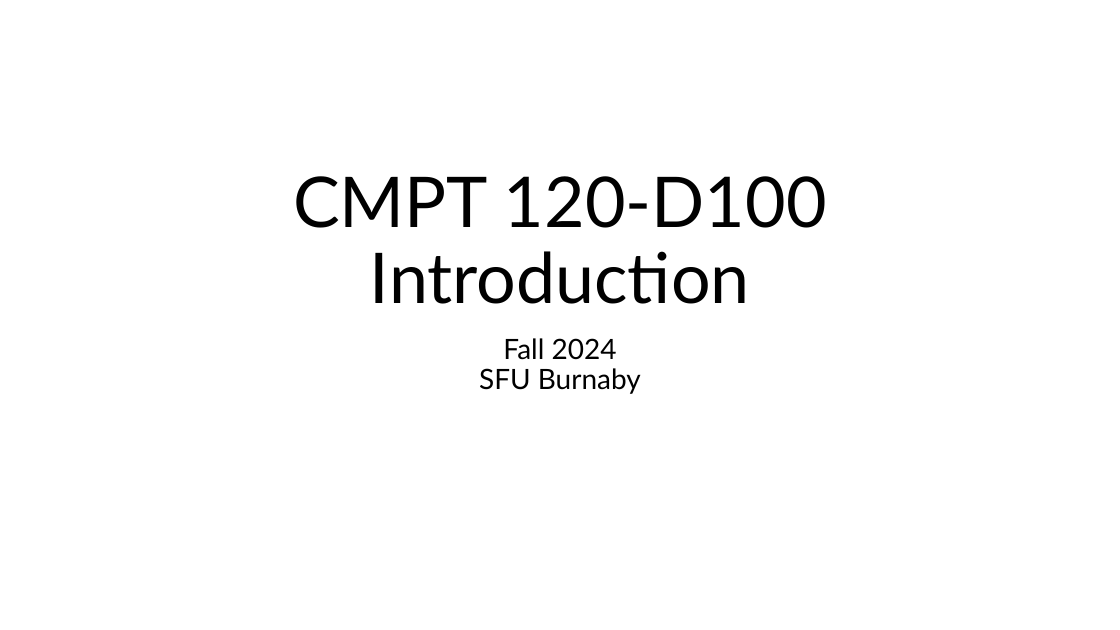
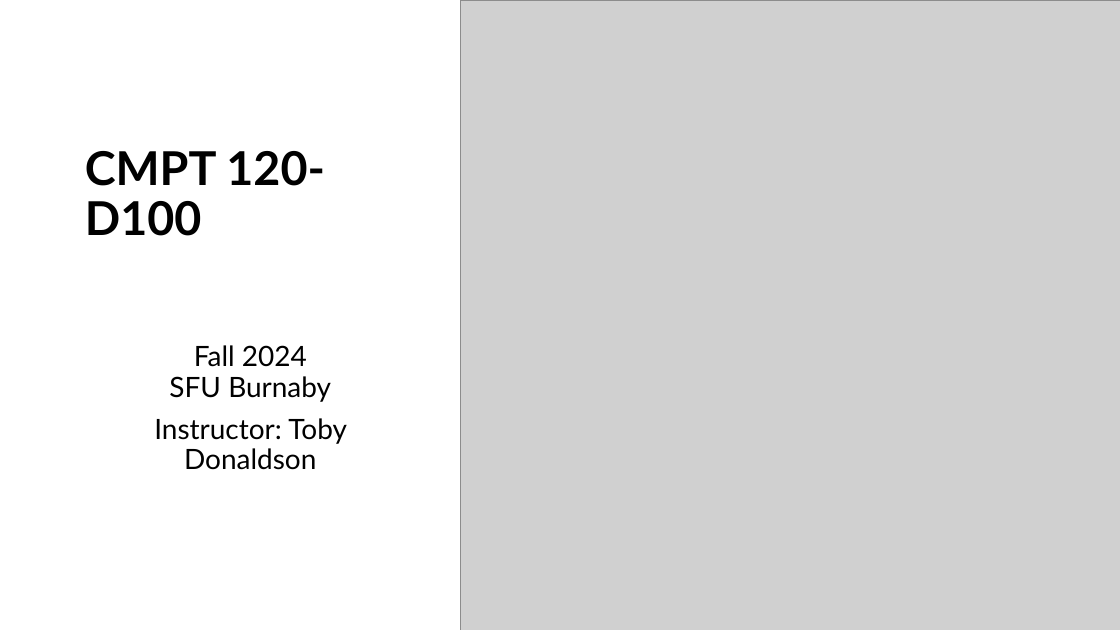
Before and after one commit to tjd1234/cmpt120fall2024, a slide deck: slide 1 of lecture_notes/introduction/introduction.pptx. Drawn at 1120x630 pixels with LibreOffice and Linux fonts; fonts in the diff are those of the drawing; grey boxes stand for pictures. Boxes give left, top, right and bottom in pixels: in the first picture for what was removed or moved away, otherwise in the second. Text is boxed around its words. In the diff, an @@ line names an element or a change of style, - is before the commit and + after.

```diff
--- a/lecture_notes/introduction/introduction.pptx
+++ b/lecture_notes/introduction/introduction.pptx
@@ picture added at (x1=460, y1=0, x2=1120, y2=630) @@
@@ title at (x1=85, y1=151, x2=325, y2=236): text changed; size 60 to 40 pt; bold on @@
-CMPT 120-D100
-Introduction
+CMPT 120-D100
@@ subtitle "Fall 2024 SFU Burnaby" moved from (x1=479, y1=338, x2=641, y2=394) to (x1=154, y1=345, x2=347, y2=470) @@
@@ subtitle at (x1=154, y1=418, x2=347, y2=470): paragraph added @@
+Instructor: Toby Donaldson
```
Also in this commit, not shown: 6 other slides changed, 1 other file.
